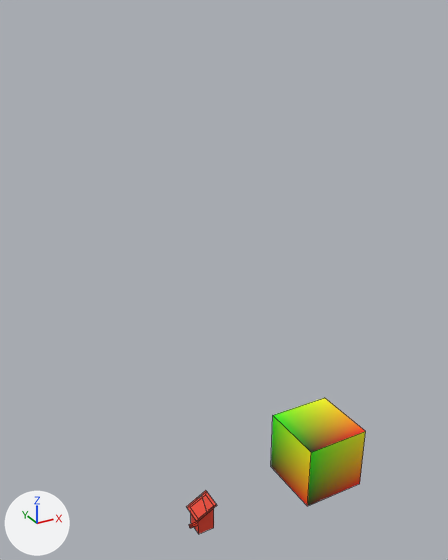
Before and after pictures for a commit that changed the Blender file Phoenix.blend.
One viewpoint serves both versions: a 50 mm camera at (-1.51, -3.08, 3.15) aimed at (0.2, 0.03, 1.6). The lights are fixed; the arrows at lower left show +X, +Y and +Z. Mesh edges are drawn as thin lines.

Objects in the first picture: 'Birdhouse', 'boxSmall'.
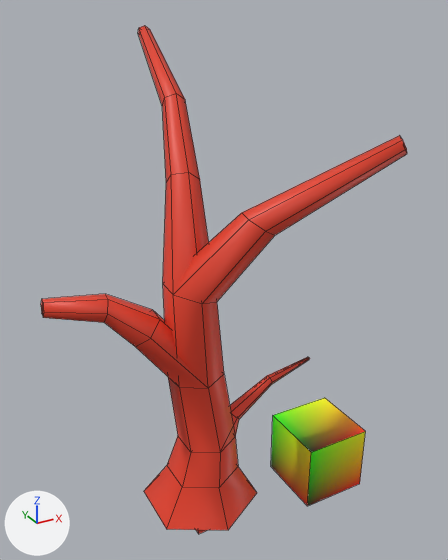
What changed in the scene script:
```text
Change me_circle_006:
    where me_circle_006.from_pydata(...)  # 96 vertices, 90 faces; spans x -0.94..0.8, y -0.83..0.71, z 0.0..3.05
    used by ob_tree; location = (0.0, 0.0, 0.0)
    verts and faces of me_circle_006; kept vertices keep their numbers, new ones are numbered from 96
    before: 36 (-0.93, -0.02, 1.72), 37 (-0.94, -0.04, 1.67), 38 (-0.94, -0.09, 1.67), 39 (-0.94, -0.12, 1.72), 40 (-0.93, -0.09, 1.76)
    before: 41 (-0.93, -0.04, 1.76)
    me_circle_006 part 1
    add verts[99] = (-0.94, -0.07, 1.72)  # pixel (42, 308)
    add faces += [(37, 38, 99), (40, 41, 99), (38, 39, 99), (36, 37, 99), (36, 99, 41), (39, 40, 99)]
Change ob_tree:
    remove ob_tree.hide_set(True)
```

Changed parts and their boxes [x1, y1, x2, y2] in the pictures (448 x 560 px):
'Tree', shown (red)
    after: [41, 26, 407, 530]
part 1 of me_circle_006, added
    after: [41, 301, 44, 317]
